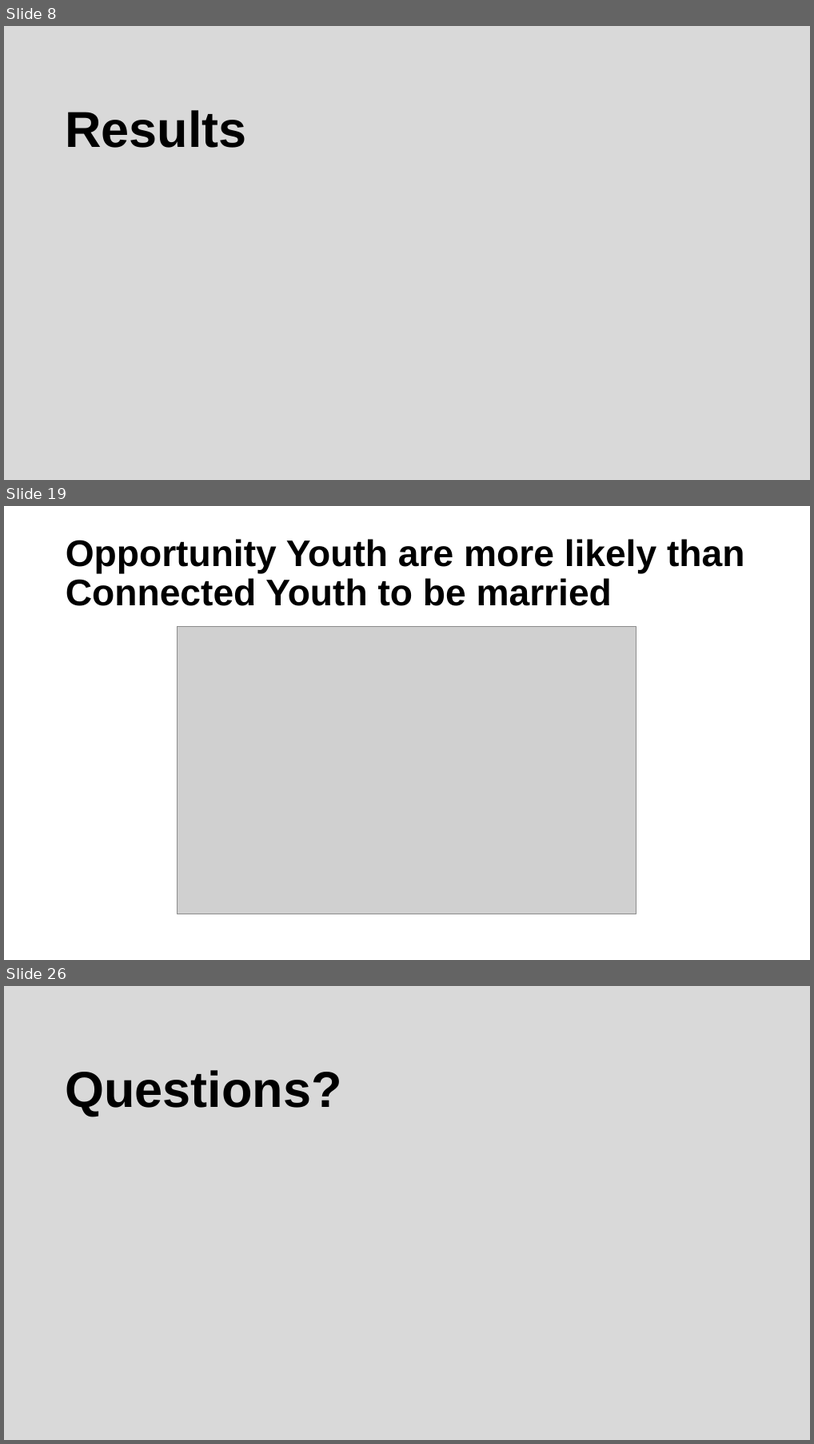
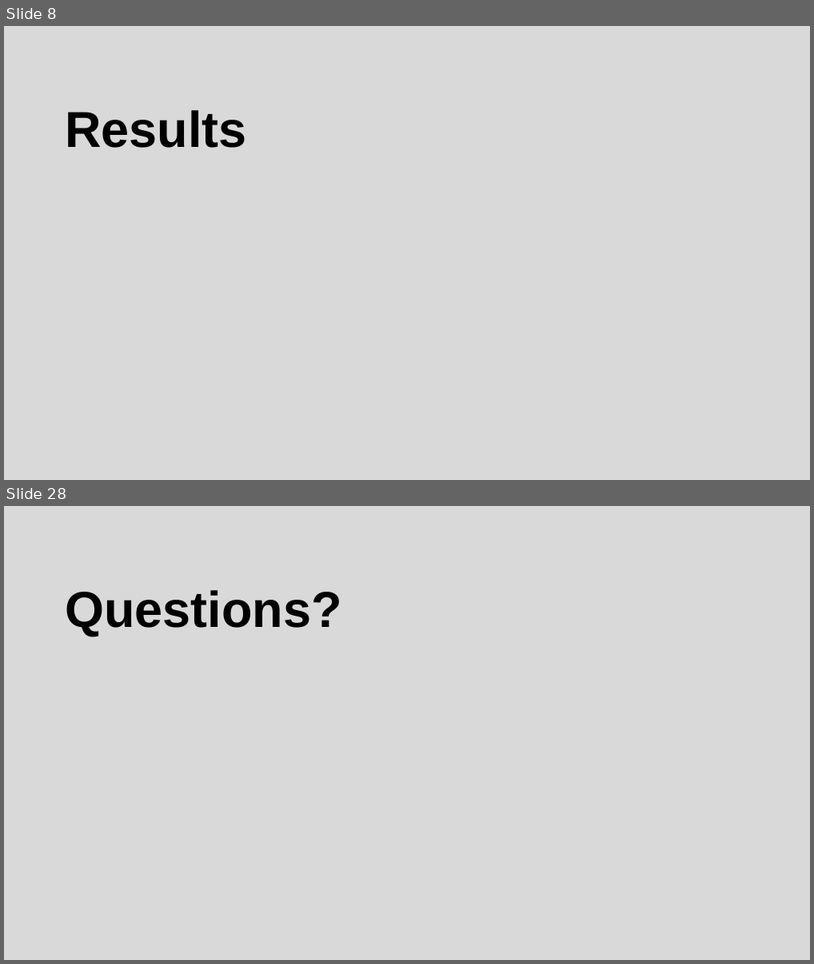
Before and after one commit to ucdiegorubi/oy_census_analysis, a slide deck: create_powerpoint/household_structure_estimates.pptx. Shown one above the other, each under a label of ours: slides 8, 19 and 26 before the commit, slides 8 and 28 after it; the slides between them are not shown. The pictures are 814x1444 and 814x964 pixels, drawn with LibreOffice and Linux fonts; fonts in the diff are those of the drawing; grey boxes stand for pictures; background and template pictures are left out. Boxes give left, top, right and bottom in pixels: in the first picture for what was removed or moved away, otherwise in the second. Text is boxed around its words. In the diff, an @@ line names an element or a change of style, - is before the commit and + after.

```diff
--- a/create_powerpoint/household_structure_estimates.pptx
+++ b/create_powerpoint/household_structure_estimates.pptx
@@ slide 19 removed at (x1=4, y1=506, x2=810, y2=960), background #FFFFFF @@
@@ title removed at (x1=66, y1=539, x2=745, y2=606) @@
-Opportunity Youth are more likely than Connected Youth to be married
@@ picture removed at (x1=177, y1=626, x2=637, y2=914) @@
@@ what was slide 26 is now slide 28 @@
```
Also in this commit, not shown: 4 slides changed, 5 slides added, 2 other slides removed, 8 other files.
